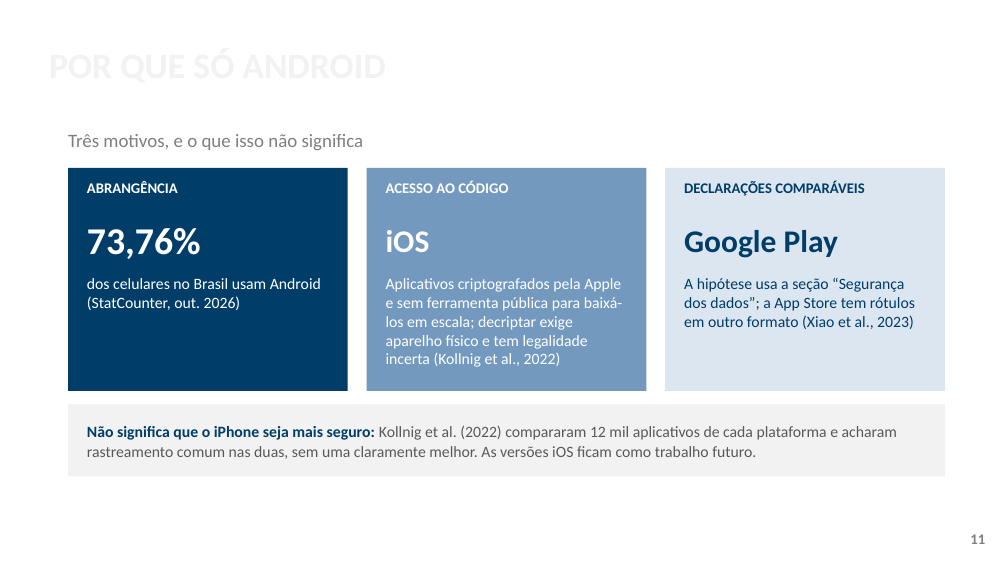
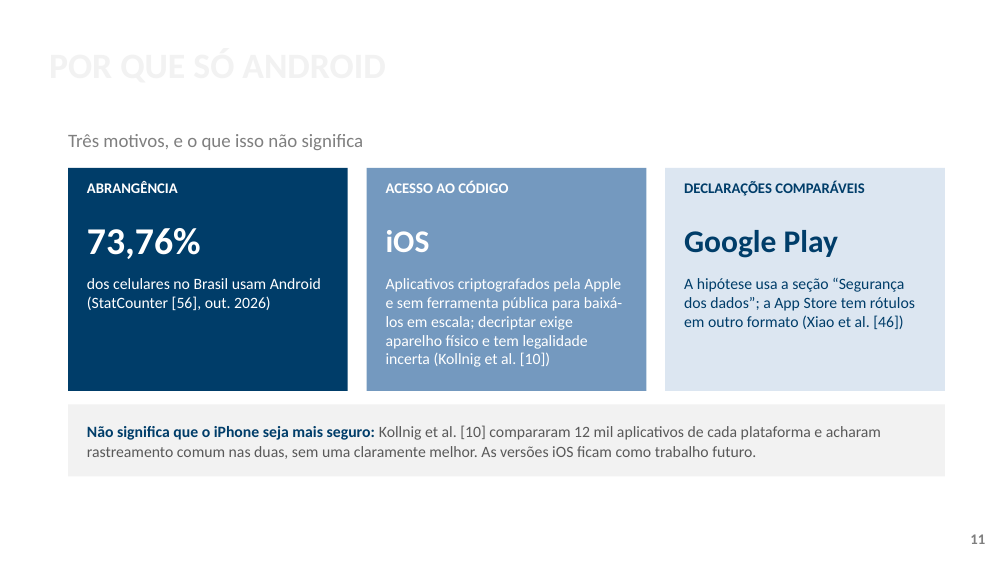
Before and after one commit to ClaudioAMF1/TCC, a slide deck: slide 11 of tcc/apresentacao/apresentacao-defesa-final.pptx. Drawn at 1008x567 pixels with LibreOffice and Linux fonts; fonts in the diff are those of the drawing; background and template pictures are left out. Boxes give left, top, right and bottom in pixels: in the first picture for what was removed or moved away, otherwise in the second. Text is boxed around its words. In the diff, an @@ line names an element or a change of style, - is before the commit and + after.

```diff
--- a/tcc/apresentacao/apresentacao-defesa-final.pptx
+++ b/tcc/apresentacao/apresentacao-defesa-final.pptx
@@ text at <box>87,278,321,310</box>: text changed @@
-dos celulares no Brasil usam Android (StatCounter, out. 2026)
+dos celulares no Brasil usam Android (StatCounter [56], out. 2026)
@@ text at <box>386,278,622,367</box>: text changed @@
-Aplicativos criptografados pela Apple e sem ferramenta pública para baixá-los em escala; decriptar exige aparelho físico e tem legalidade incerta (Kollnig et al., 2022)
+Aplicativos criptografados pela Apple e sem ferramenta pública para baixá-los em escala; decriptar exige aparelho físico e tem legalidade incerta (Kollnig et al. [10])
@@ text at <box>684,278,915,329</box>: text changed @@
-A hipótese usa a seção “Segurança dos dados”; a App Store tem rótulos em outro formato (Xiao et al., 2023)
+A hipótese usa a seção “Segurança dos dados”; a App Store tem rótulos em outro formato (Xiao et al. [46])
@@ text at <box>87,425,881,459</box>: text changed @@
-Não significa que o iPhone seja mais seguro: Kollnig et al. (2022) compararam 12 mil aplicativos de cada plataforma e acharam rastreamento comum nas duas, sem uma claramente melhor. As versões iOS ficam como trabalho futuro.
+Não significa que o iPhone seja mais seguro: Kollnig et al. [10] compararam 12 mil aplicativos de cada plataforma e acharam rastreamento comum nas duas, sem uma claramente melhor. As versões iOS ficam como trabalho futuro.
```
Also in this commit, not shown: 12 other slides changed, 6 other files.
